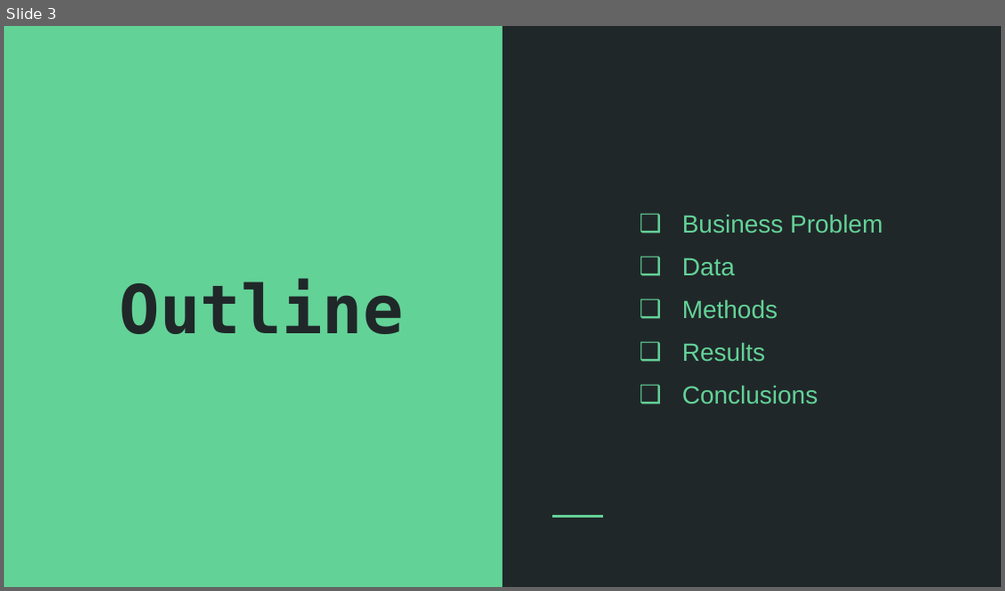
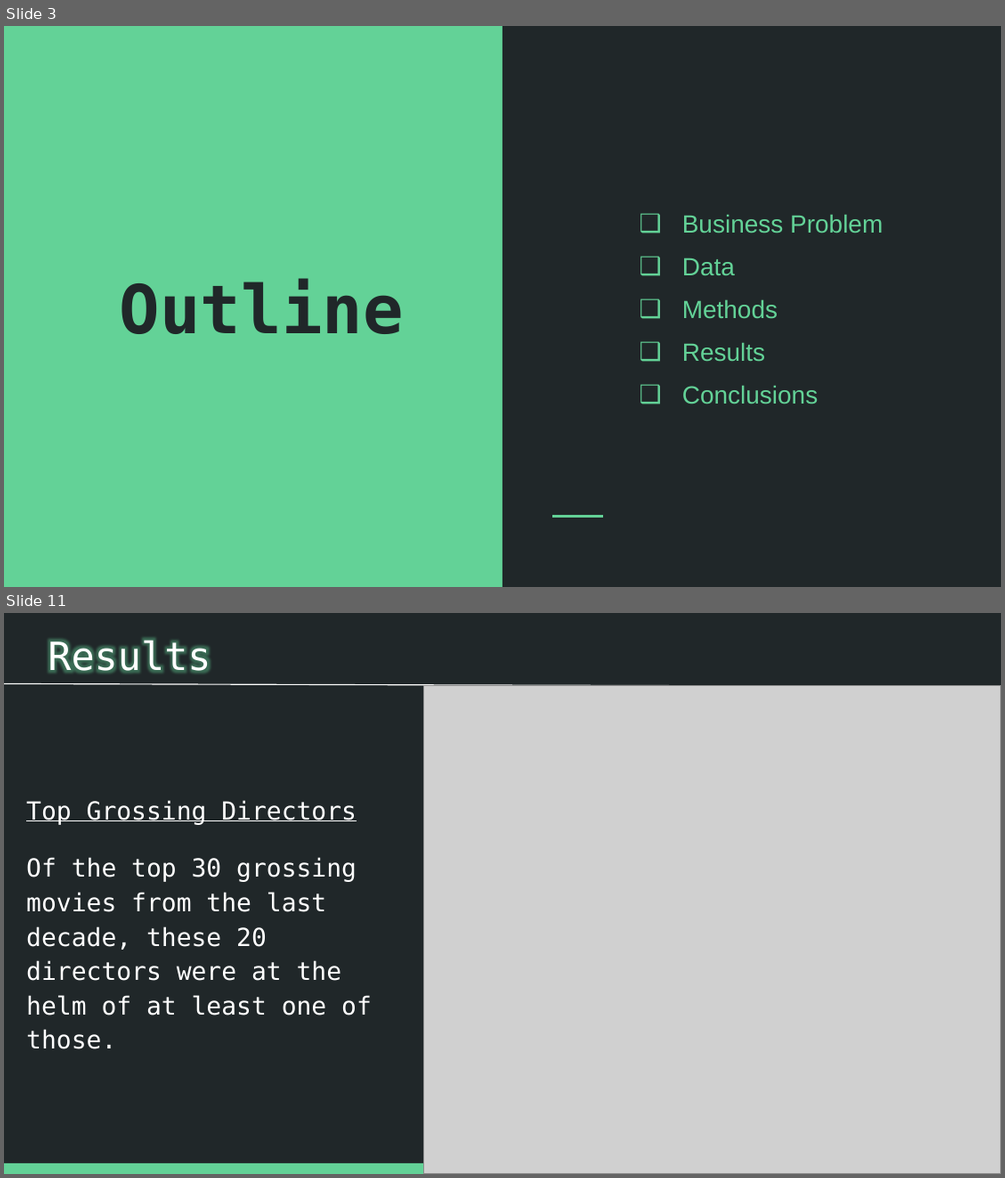
Before and after one commit to patrick-anastasio/Flatiron_DSC-Phase1_Project, a slide deck: Slide Deck.pptx. Shown one above the other, each under a label of ours: slide 3 before the commit, slides 3 and 11 after it; the slides between them are not shown. The pictures are 1005x591 and 1005x1178 pixels, drawn with LibreOffice and Linux fonts; fonts in the diff are those of the drawing; grey boxes stand for pictures. Boxes give left, top, right and bottom in pixels: in the first picture for what was removed or moved away, otherwise in the second. Text is boxed around its words. In the diff, an @@ line names an element or a change of style, - is before the commit and + after.

```diff
--- a/Slide Deck.pptx
+++ b/Slide Deck.pptx
@@ slide 11 added at [4,613,1001,1174], background #202729 @@
@@ title added at [48,639,210,679], 28 pt, text #FFFFFF @@
+Results
@@ line added from (4, 684) to (1001, 687), #FFFFFF 0.75 pt @@
@@ picture added at [424,685,1001,1173] @@
@@ text added at [26,800,372,1049], 18 pt, text #FFFFFF @@
+Top Grossing Directors
+Of the top 30 grossing movies from the last decade, these 20 directors were at the helm of at least one of those.
@@ rectangle added at [4,1163,1001,1174], fill #63D297 @@
```
Also in this commit, not shown: 4 slides changed, 7 other slides added, 3 slides removed, 11 other files.
